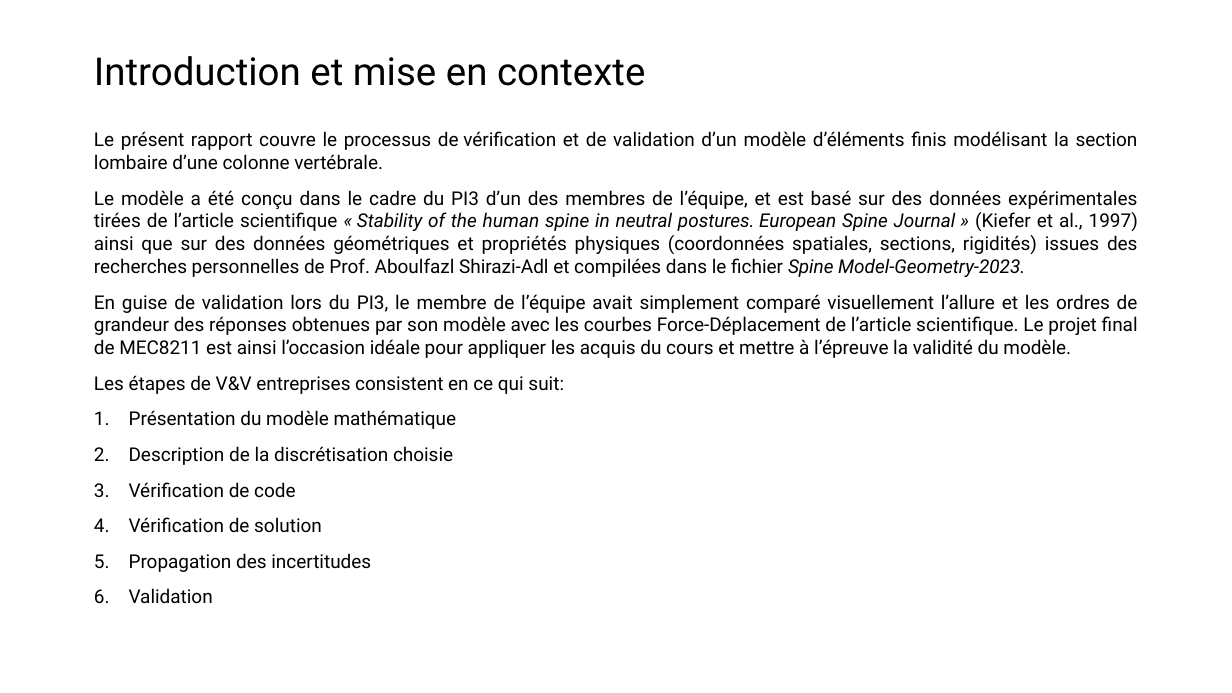
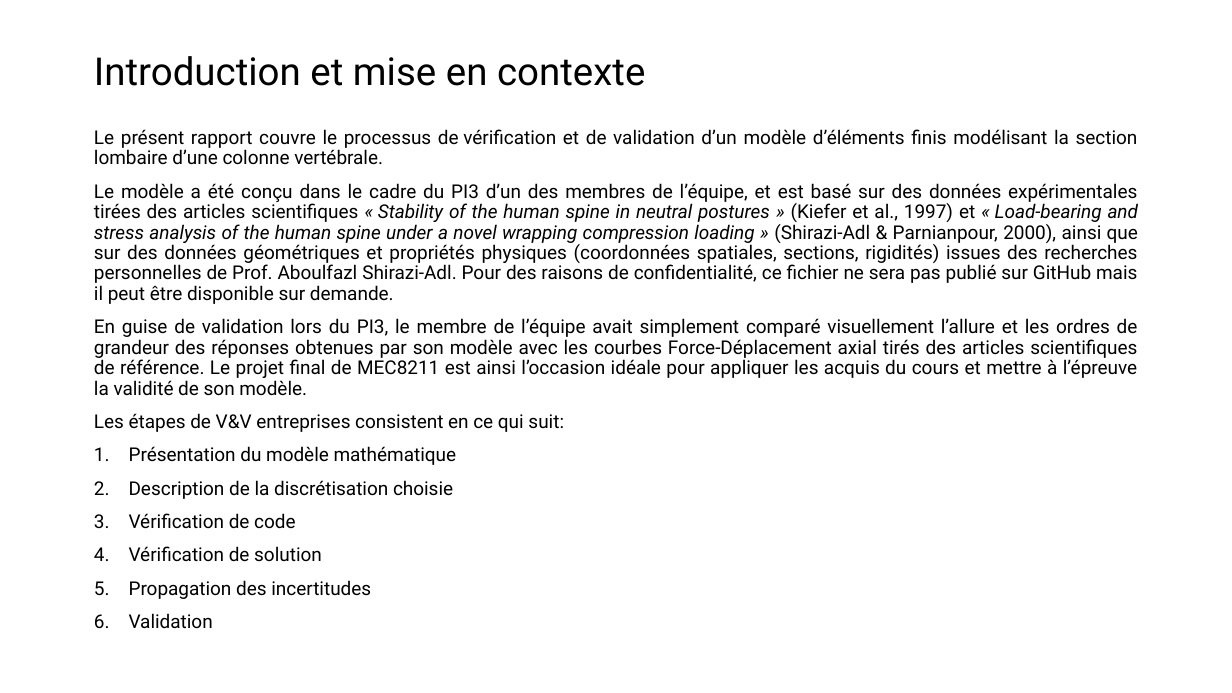
Before and after one commit to AcileSf/MEC8211ProjetFinal, a slide deck: slide 2 of Rapport_Projet_V1.pptx. Drawn at 1232x693 pixels with LibreOffice and Linux fonts; fonts in the diff are those of the drawing. Boxes give left, top, right and bottom in pixels: in the first picture for what was removed or moved away, otherwise in the second. Text is boxed around its words. In the diff, an @@ line names an element or a change of style, - is before the commit and + after.

Commit message:
mise a jour avec F=150 N + completion rapport

```diff
--- a/Rapport_Projet_V1.pptx
+++ b/Rapport_Projet_V1.pptx
@@ text at [94, 129, 1138, 629]: line spacing 1 to 0.9 @@
@@ text at [94, 183, 1138, 396]: text changed @@
-Le modèle a été conçu dans le cadre du PI3 d’un des membres de l’équipe, et est basé sur des données expérimentales tirées de l’article scientifique « Stability of the human spine in neutral postures. European Spine Journal » (Kiefer et al., 1997) ainsi que sur des données géométriques et propriétés physiques (coordonnées spatiales, sections, rigidités) issues des recherches personnelles de Prof. Aboulfazl Shirazi-Adl et compilées dans le fichier Spine Model-Geometry-2023.
-En guise de validation lors du PI3, le membre de l’équipe avait simplement comparé visuellement l’allure et les ordres de grandeur des réponses obtenues par son modèle avec les courbes Force-Déplacement de l’article scientifique. Le projet final de MEC8211 est ainsi l’occasion idéale pour appliquer les acquis du cours et mettre à l’épreuve la validité du modèle.
+Le modèle a été conçu dans le cadre du PI3 d’un des membres de l’équipe, et est basé sur des données expérimentales tirées des articles scientifiques « Stability of the human spine in neutral postures » (Kiefer et al., 1997) et « Load-bearing and stress analysis of the human spine under a novel wrapping compression loading » (Shirazi-Adl & Parnianpour, 2000), ainsi que sur des données géométriques et propriétés physiques (coordonnées spatiales, sections, rigidités) issues des recherches personnelles de Prof. Aboulfazl Shirazi-Adl. Pour des raisons de confidentialité, ce fichier ne sera pas publié sur GitHub mais il peut être disponible sur demande.
+En guise de validation lors du PI3, le membre de l’équipe avait simplement comparé visuellement l’allure et les ordres de grandeur des réponses obtenues par son modèle avec les courbes Force-Déplacement axial tirés des articles scientifiques de référence. Le projet final de MEC8211 est ainsi l’occasion idéale pour appliquer les acquis du cours et mettre à l’épreuve la validité de son modèle.
```
Also in this commit, not shown: 8 other slides changed, 3 slides added, 1 other file.
